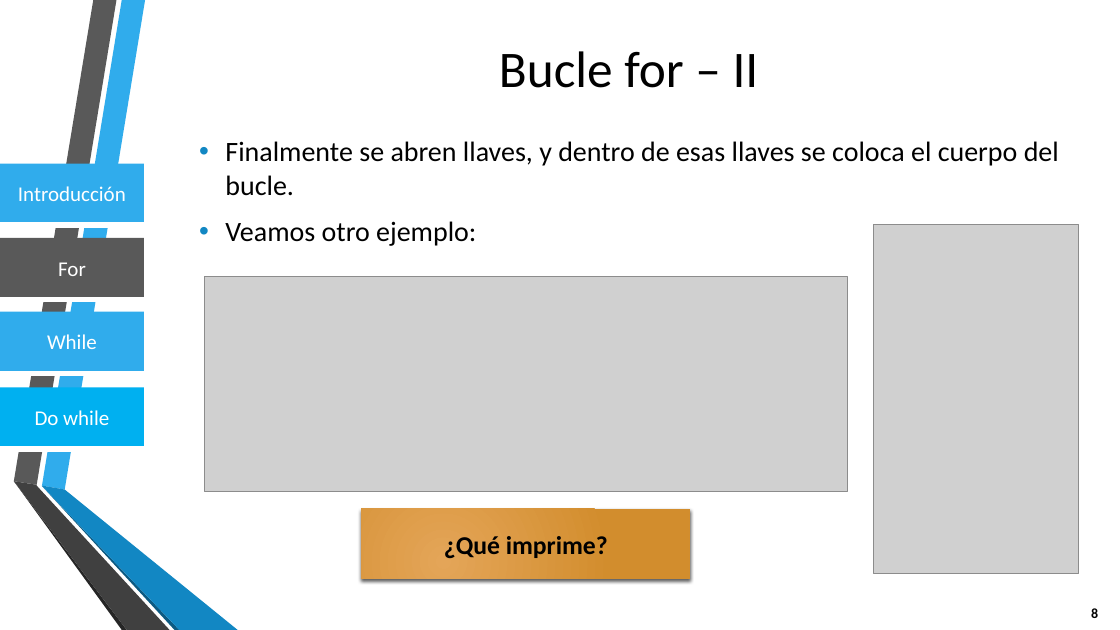
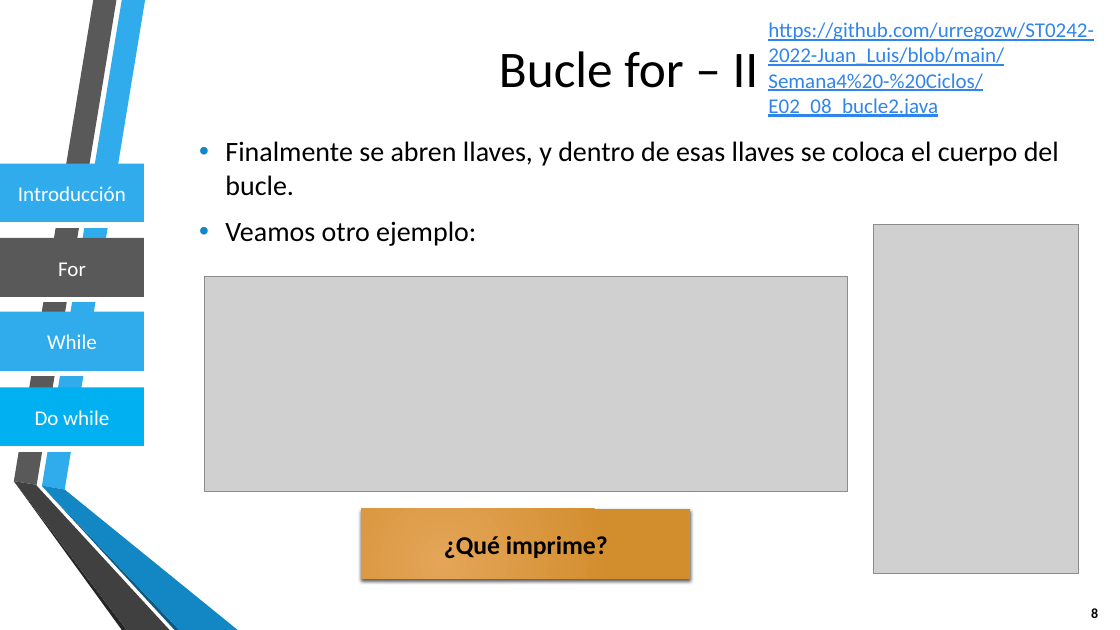
Before and after one commit to urregozw/ST0242-2022-Juan_Luis, a slide deck: slide 8 of Semana4 - Ciclos/Clase-04-Ciclos.pptx. Drawn at 1120x630 pixels with LibreOffice and Linux fonts; fonts in the diff are those of the drawing; grey boxes stand for pictures; background and template pictures are left out. Boxes give left, top, right and bottom in pixels: in the first picture for what was removed or moved away, otherwise in the second. Text is boxed around its words. In the diff, an @@ line names an element or a change of style, - is before the commit and + after.

```diff
--- a/Semana4 - Ciclos/Clase-04-Ciclos.pptx
+++ b/Semana4 - Ciclos/Clase-04-Ciclos.pptx
@@ text added at [768,22,1094,117], 18 pt, text #3085ED, underline @@
+https://github.com/urregozw/ST0242-2022-Juan_Luis/blob/main/Semana4%20-%20Ciclos/E02_08_bucle2.java
```
Also in this commit, not shown: 4 other slides changed.
